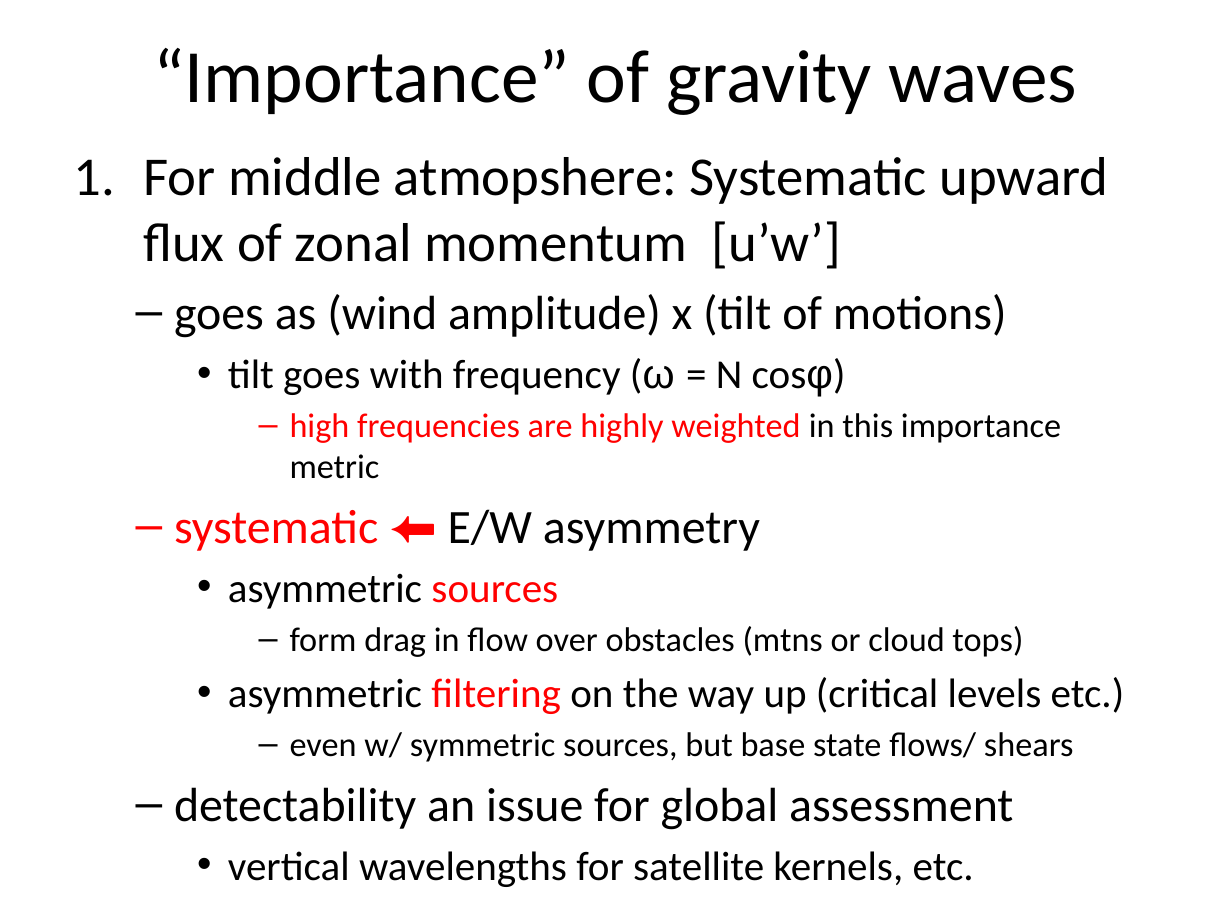
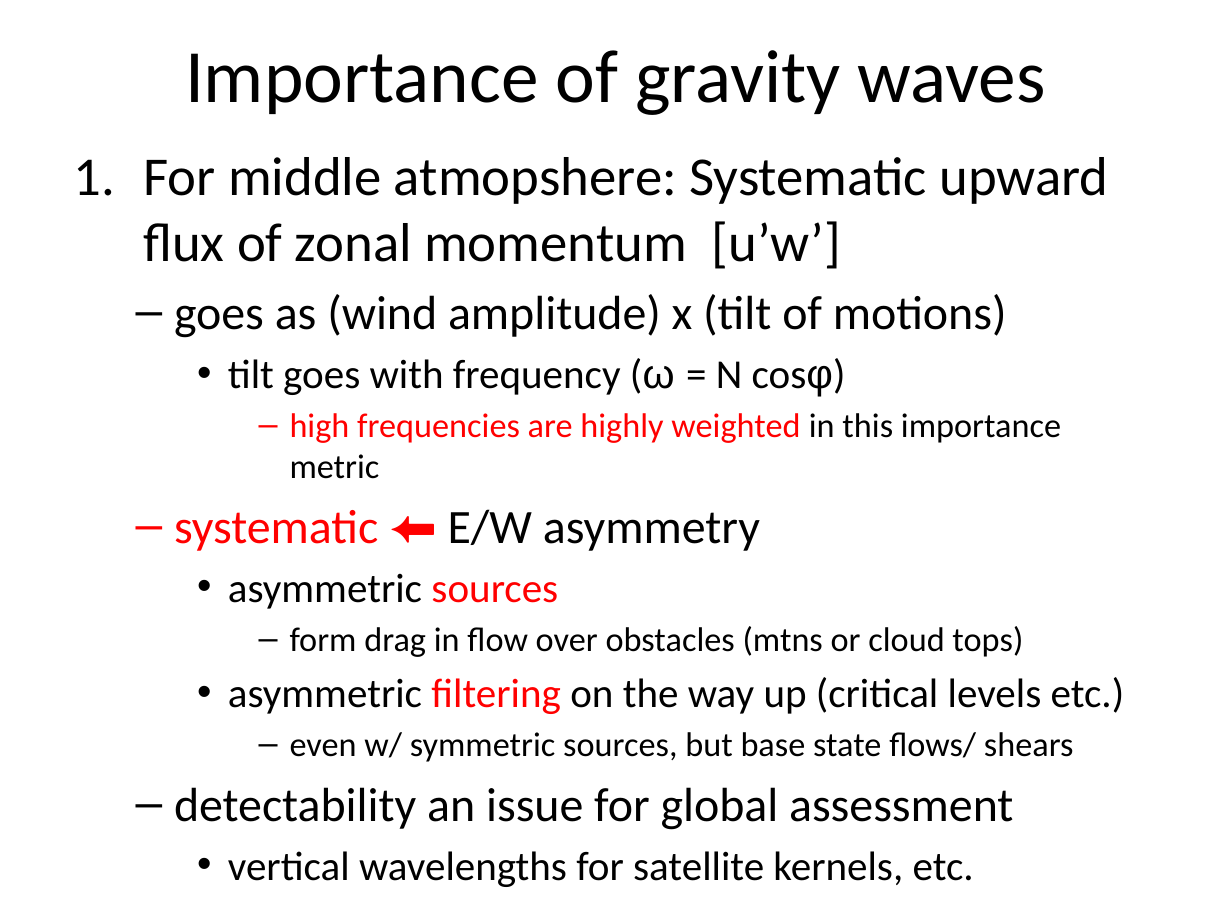
Before and after one commit to ATMOcanes/ATM651, a slide deck: slide 18 of Assembling_the_PEs/Gravitywaves.pptx (slide 15 before the commit). Drawn at 1232x924 pixels with LibreOffice and Linux fonts; fonts in the diff are those of the drawing. Boxes give left, top, right and bottom in pixels: in the first picture for what was removed or moved away, otherwise in the second. Text is boxed around its words. In the diff, an @@ line names an element or a change of style, - is before the commit and + after.

```diff
--- a/Assembling_the_PEs/Gravitywaves.pptx
+++ b/Assembling_the_PEs/Gravitywaves.pptx
@@ title at <box>185,50,1046,115</box>: text changed @@
-“Importance” of gravity waves
+Importance of gravity waves
```
Also in this commit, not shown: 4 other slides changed, 3 slides added.
